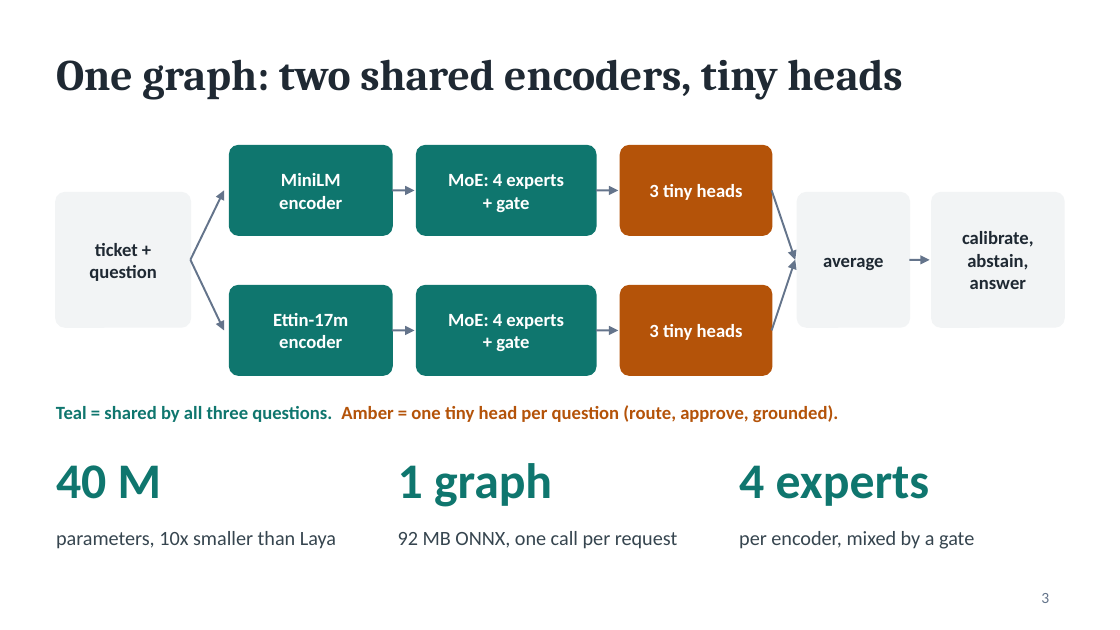
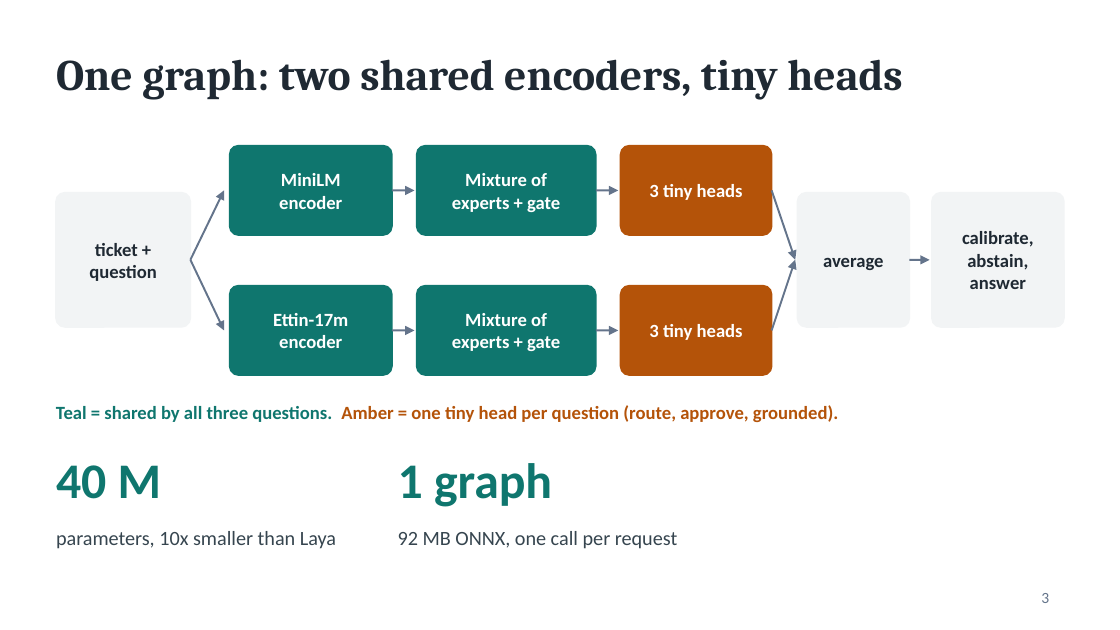
Before and after one commit to Amal-Verma/Jev-router-decide, a slide deck: slide 3 of docs/presentation/decide.pptx. Drawn at 1120x630 pixels with LibreOffice and Linux fonts; fonts in the diff are those of the drawing. Boxes give left, top, right and bottom in pixels: in the first picture for what was removed or moved away, otherwise in the second. Text is boxed around its words. In the diff, an @@ line names an element or a change of style, - is before the commit and + after.

```diff
--- a/docs/presentation/decide.pptx
+++ b/docs/presentation/decide.pptx
@@ text at bbox=[452, 173, 560, 212]: text changed @@
-MoE: 4 experts
-+ gate
+Mixture of
+experts + gate
@@ text at bbox=[452, 313, 560, 351]: text changed @@
-MoE: 4 experts
-+ gate
+Mixture of
+experts + gate
@@ text removed at bbox=[739, 465, 930, 506] @@
-4 experts
@@ text removed at bbox=[739, 531, 974, 549] @@
-per encoder, mixed by a gate
```
Also in this commit, not shown: 1 other file.
